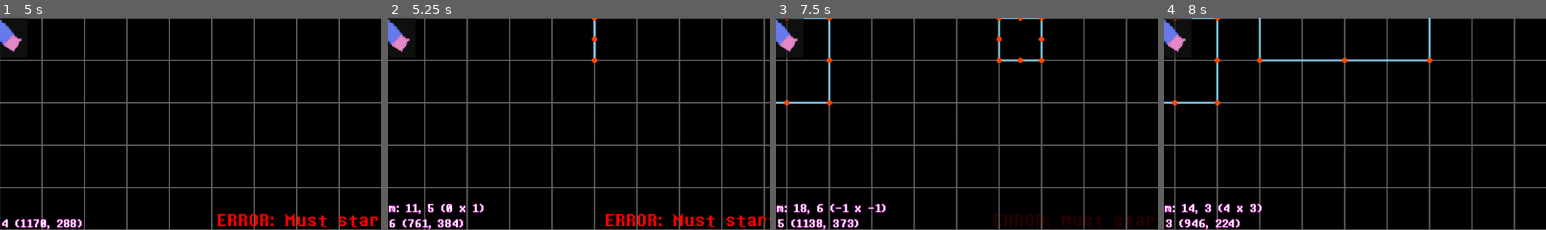
Above: before the commit, frames 1-4 (left to right).
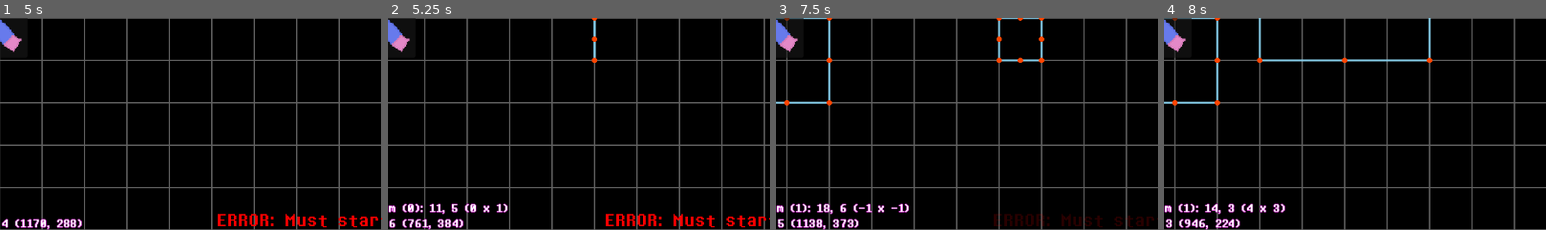
Above: after the commit, the same moments.

Repository: LunarTides/nutdealer
Game: Godot game, scene res://scenes/ui/creator/dark_world_ui.tscn
Same seed, same stepped clock (60 frames per second), same inputs: the game is played once before the commit and once after it. This scene is started directly instead of the project's main scene. The engine's default icon, where the game draws it, is replaced by a stand-in: a white triangle on a blue panel in a dark square.
Inputs (mouse positions are % of the whole screen's width and height, from its top left):
- Up to frame 1 (5 s): click "File" at 0.5 s; click "Edit" at 1.25 s; click "v" at 2 s; click "Preview" at 2.75 s; click "Help" at 3.5 s; tap Enter at 4.25 s; move the mouse to (72, 45) at 4.27 s; hold D (editor_pan_right) from 4.28 s (still down); tap Z (interact) at 4.35 s; click (72, 45) at 4.42 s
- Up to frame 2 (5.25 s): release D (editor_pan_right) at 5 s; drag from (30, 55) to (45, 70) at 5.02 s
- Up to frame 3 (7.5 s): click "File*" at 5.75 s; move the mouse to (60, 28) at 6.52 s; hold D (editor_pan_right) 6.53-7.25 s; tap Z (interact) at 6.6 s; drag from (45, 70) to (20, 35) at 7.27 s
- Up to frame 4 (8 s): no input
The pictures show only the part of the screen within x 3-53%, y 50-100%; the shares and areas given below are measured in that part.

Frame 1 is identical in both runs. In frame 2, 0.9% of the frame differs, in the area x 2-32%, y 87-93%; in frame 3, 0.8%; in frame 4, 0.9%.

Commit message:
Show room index on hover

Diff:
--- a/scenes/ui/creator/dark_world_ui.gd
+++ b/scenes/ui/creator/dark_world_ui.gd
@@ -135,21 +135,22 @@
 			grid_hint.position += Global.coords_to_position(difference)
 
 func handle_room_coords_label() -> void:
-	var bounds: Rect2i
+	var room_index: int = -1
 
 	# If we're creating a room.
 	if CreatorRoomManipulation.new_room_created:
-		bounds = Room.bounds[CreatorRoomManipulation.new_room_index]
+		room_index = CreatorRoomManipulation.new_room_index
 	# If we're hovering over a room.
 	elif CreatorRoomManipulation.hovering != -1:
-		bounds = Room.bounds[CreatorRoomManipulation.hovering]
+		room_index = CreatorRoomManipulation.hovering
 
-	if not bounds:
+	if room_index == -1:
 		room_coords_label.modulate.a = 0.0
 		return
 
 	room_coords_label.modulate.a = 1.0
 
+	var bounds: Rect2i = Room.bounds[room_index]
 	var ssc: Vector2i = Global.screen_size_coords
 	var diff: Vector2i = bounds.size - ssc
 	@warning_ignore("integer_division")
@@ -172,4 +173,4 @@
 			("+%d" % add.y) if add.y > 0 else "",
 		]
 
-	room_coords_label.text = "Room: %d, %d (%s x %s)" % [bounds.position.x, bounds.position.y, size_str_x, size_str_y]
+	room_coords_label.text = "Room (%d): %d, %d (%s x %s)" % [room_index, bounds.position.x, bounds.position.y, size_str_x, size_str_y]
